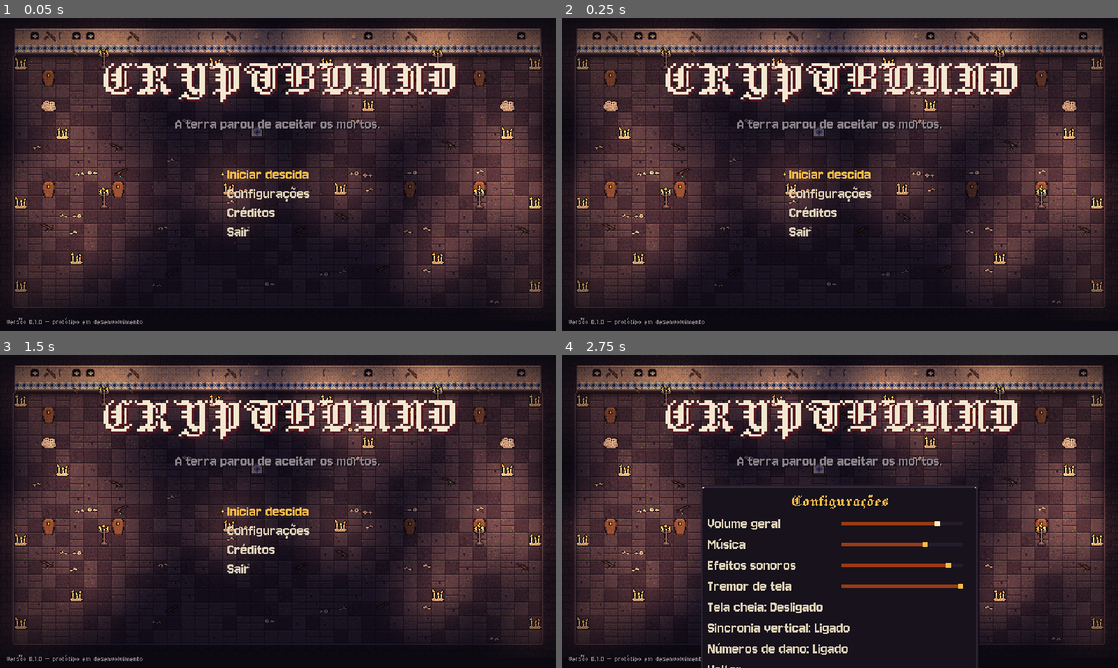
Above: before the commit, frames 1-4 (two rows, left to right).
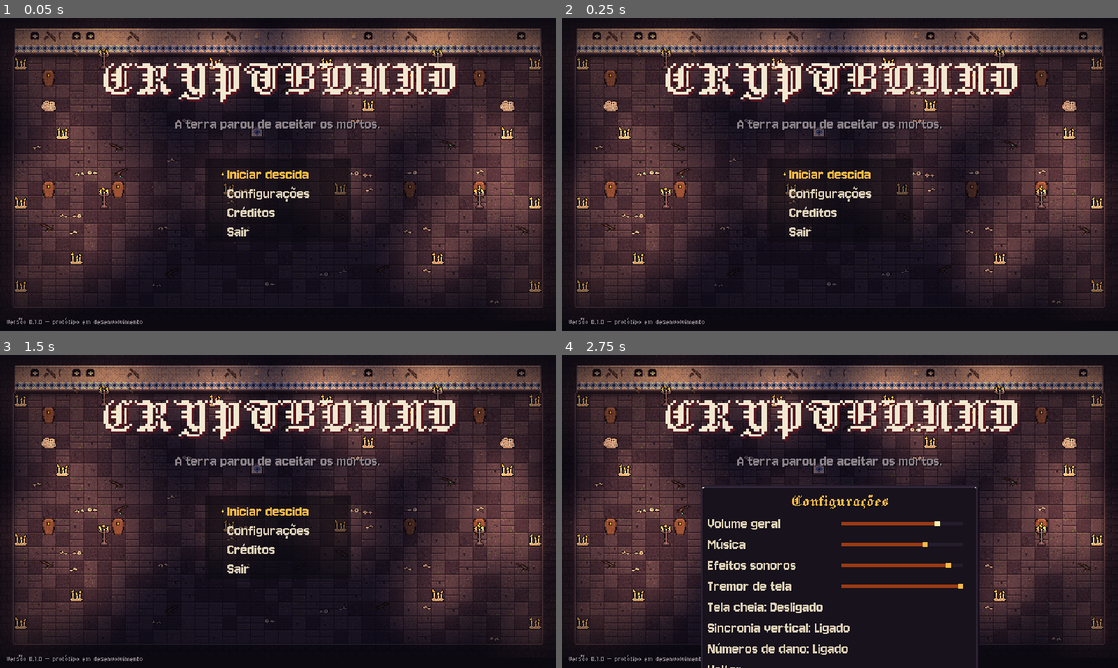
Above: after the commit, the same moments.

Repository: Voddkin/cryptbound
Game: Godot game, scene res://jogo/interface/tela_titulo.tscn
Two runs of this game, one before a commit and one after it. Both use one fixed random seed, a clock stepped at 60 frames per second and the inputs below.
Inputs:
- Up to frame 1 (0.05 s): no input
- Up to frame 2 (0.25 s): no input
- Up to frame 3 (1.5 s): click "Créditos" at 0.5 s; click "Voltar" at 1.25 s
- Up to frame 4 (2.75 s): click "Configurações" at 2 s

The runs differ from the first frame. In frame 1, 1.8% of the frame differs, in the area x 36-64%, y 44-71%; in frame 2, 2.0%, in the area x 36-64%, y 44-72%; in frame 3, 1.8%; in frame 4, nothing differs.

Commit message:
Documentação do projeto, ajustes de legibilidade da interface e roteiro de capturas
- README e sete documentos de projeto em pt-BR (visão, design, plano, regras,
  arquitetura, direção artística, banco de ideias)
- HUD: dicas de controle somem ao abrir o painel de item ou iniciar combate
- Pausa: painel de relíquias escondido enquanto as configurações estão abertas
- Tela de morte e menu do título com fundo mais opaco para legibilidade
- testes/captura: roteiro que gera capturas de tela das telas principais

Co-Authored-By: Claude Opus 5.5 <noreply@anthropic.com>
Claude-Session: https://claude.ai/code/session_01Ug8YzYJXHsMocABnUsrEB1

Diff:
--- a/jogo/interface/hud.gd
+++ b/jogo/interface/hud.gd
@@ -110,6 +110,7 @@
 	Eventos.item_em_foco.connect(_mostrar_item)
 	Eventos.mensagem.connect(mostrar_mensagem)
 	Eventos.sala_nomeada.connect(_mostrar_nome_sala)
+	Eventos.combate_iniciou.connect(func(_s: Node) -> void: _esconder_dicas_controle())
 	_ossos.text = str(Jogo.ossos)
 	_atualizar_profundidade()
 	_atualizar_reliquias()
@@ -141,6 +142,7 @@
 	if item == null:
 		_painel_item.visible = false
 		return
+	_esconder_dicas_controle()
 	_item_nome.text = item.nome
 	_item_nome.add_theme_color_override("font_color", item.cor_raridade())
 	_item_desc.text = item.descricao
@@ -169,6 +171,18 @@
 	_tween_sala.tween_property(_nome_sala, ^"modulate:a", 1.0, 0.6)
 	_tween_sala.tween_interval(2.0)
 	_tween_sala.tween_property(_nome_sala, ^"modulate:a", 0.0, 1.0)
+
+
+var _tween_dicas: Tween
+
+
+func _esconder_dicas_controle() -> void:
+	if _dicas_controle.modulate.a <= 0.0:
+		return
+	if _tween_dicas:
+		_tween_dicas.kill()
+	_tween_dicas = create_tween()
+	_tween_dicas.tween_property(_dicas_controle, ^"modulate:a", 0.0, 0.25)
 
 
 func mostrar_dicas_controle() -> void:
@@ -180,7 +194,9 @@
 	]
 	_dicas_controle.text = "\n".join(linhas)
 	_dicas_controle.position = Vector2(8, 360 - 34 - 13 * linhas.size())
-	var t := create_tween()
-	t.tween_property(_dicas_controle, ^"modulate:a", 1.0, 0.8)
-	t.tween_interval(14.0)
-	t.tween_property(_dicas_controle, ^"modulate:a", 0.0, 1.5)
+	if _tween_dicas:
+		_tween_dicas.kill()
+	_tween_dicas = create_tween()
+	_tween_dicas.tween_property(_dicas_controle, ^"modulate:a", 1.0, 0.8)
+	_tween_dicas.tween_interval(14.0)
+	_tween_dicas.tween_property(_dicas_controle, ^"modulate:a", 0.0, 1.5)
--- a/jogo/interface/menu_pausa.gd
+++ b/jogo/interface/menu_pausa.gd
@@ -8,6 +8,7 @@
 var _reliquias: VBoxContainer
 var _config: PainelConfig
 var _primeiro: BotaoMenu
+var _painel_reliquias: PanelContainer
 
 
 func _ready() -> void:
@@ -39,7 +40,8 @@
 		get_tree().paused = false
 		Jogo.ir_para_titulo())
 	_botao("pausa.sair", func() -> void: get_tree().quit())
-	var painel := PanelContainer.new()
+	_painel_reliquias = PanelContainer.new()
+	var painel := _painel_reliquias
 	painel.position = Vector2(300, 60)
 	painel.custom_minimum_size = Vector2(310, 0)
 	raiz.add_child(painel)
@@ -51,6 +53,7 @@
 	_config.position = Vector2(160, 70)
 	_config.fechado.connect(func() -> void:
 		_menu.visible = true
+		_painel_reliquias.visible = true
 		_primeiro.grab_focus())
 	raiz.add_child(_config)
 
@@ -82,6 +85,7 @@
 	_preencher_reliquias()
 	visible = true
 	_menu.visible = true
+	_painel_reliquias.visible = true
 	get_tree().paused = true
 	_primeiro.grab_focus.call_deferred()
 
@@ -94,6 +98,7 @@
 
 func _abrir_config() -> void:
 	_menu.visible = false
+	_painel_reliquias.visible = false
 	_config.abrir()
 
 
--- a/jogo/interface/tela_morte.gd
+++ b/jogo/interface/tela_morte.gd
@@ -19,7 +19,7 @@
 	_raiz.theme = Tema.obter()
 	add_child(_raiz)
 	var fundo := ColorRect.new()
-	fundo.color = Color(0.03, 0.02, 0.04, 0.86)
+	fundo.color = Color(0.03, 0.02, 0.04, 0.93)
 	fundo.set_anchors_preset(Control.PRESET_FULL_RECT)
 	_raiz.add_child(fundo)
 	var coluna := VBoxContainer.new()
@@ -38,7 +38,7 @@
 	_dica.horizontal_alignment = HORIZONTAL_ALIGNMENT_CENTER
 	_dica.custom_minimum_size = Vector2(560, 0)
 	coluna.add_child(_dica)
-	_estatisticas = Tema.rotulo("", Fontes.pequena(), Fontes.TAMANHO_PEQUENA, Tema.COR_TEXTO_FRACO)
+	_estatisticas = Tema.rotulo("", Fontes.pequena(), Fontes.TAMANHO_PEQUENA, Tema.COR_TEXTO)
 	_estatisticas.horizontal_alignment = HORIZONTAL_ALIGNMENT_CENTER
 	coluna.add_child(_estatisticas)
 	var botoes := VBoxContainer.new()
--- a/jogo/interface/tela_titulo.gd
+++ b/jogo/interface/tela_titulo.gd
@@ -76,6 +76,12 @@
 	subtitulo.size = Vector2(640, 20)
 	raiz.add_child(subtitulo)
 
+	# Faixa escura suave atrás do menu (legibilidade sobre o cenário iluminado)
+	var fundo_menu := ColorRect.new()
+	fundo_menu.color = Color(0.04, 0.035, 0.06, 0.55)
+	fundo_menu.position = Vector2(236, 162)
+	fundo_menu.size = Vector2(168, 96)
+	raiz.add_child(fundo_menu)
 	_menu = VBoxContainer.new()
 	_menu.position = Vector2(262, 170)
 	_menu.add_theme_constant_override("separation", 2)
--- /dev/null
+++ b/testes/captura/capturar_telas.gd
@@ -0,0 +1,91 @@
+extends Node
+## Roteiro de captura das telas principais para revisão visual (não é um teste automático).
+## Rode com renderização (não headless), por exemplo sob Xvfb:
+##   godot --path . --rendering-driver opengl3 --fixed-fps 60 res://testes/captura/capturar_telas.tscn -- <pasta>
+## Salva PNGs na resolução interna (640×360).
+
+var _pasta := "res://../capturas/telas"
+
+
+func _ready() -> void:
+	var args := OS.get_cmdline_user_args()
+	_pasta = args[0] if not args.is_empty() else ProjectSettings.globalize_path("res://").path_join("capturas/telas")
+	DirAccess.make_dir_recursive_absolute(_pasta)
+	_roteiro.call_deferred()
+
+
+func _quadros(n: int) -> void:
+	for i in n:
+		await get_tree().process_frame
+
+
+func _foto(nome: String) -> void:
+	await RenderingServer.frame_post_draw
+	var img := get_viewport().get_texture().get_image()
+	img.save_png(_pasta.path_join(nome + ".png"))
+	print("captura: ", nome, " ", img.get_size())
+
+
+func _roteiro() -> void:
+	# 1. Título
+	var titulo: Node = load("res://jogo/interface/tela_titulo.tscn").instantiate()
+	add_child(titulo)
+	await _quadros(90)
+	await _foto("01_titulo")
+	titulo.queue_free()
+	await _quadros(2)
+
+	# 2. Primeira sala com as dicas de controle
+	Jogo.nova_descida(77)
+	var descida: Descida = load("res://jogo/mundo/descida.tscn").instantiate()
+	add_child(descida)
+	await _quadros(120)
+	await _foto("02_antecamara")
+
+	# 3. Painel de relíquia em foco + HUD com relíquias
+	for id in ["presa_cao_de_cova", "sino_rachado"]:
+		Jogo.adicionar_item(load("res://dados/itens/%s.tres" % id) as ItemDados, descida.jogador)
+	Eventos.item_em_foco.emit(load("res://dados/itens/vela_perene.tres") as ItemDados)
+	Eventos.dica_interacao.emit(Textos.t("hud.interagir", {"tecla": "E", "acao": Textos.t("hud.pegar", {"nome": "Vela Perene"})}))
+	await _quadros(20)
+	await _foto("03_painel_item")
+	Eventos.item_em_foco.emit(null)
+	Eventos.dica_interacao.emit("")
+
+	# 4. Pausa com a lista de relíquias
+	descida.pausa.abrir()
+	await _quadros(10)
+	await _foto("04_pausa")
+	descida.pausa._abrir_config()
+	await _quadros(10)
+	await _foto("05_configuracoes")
+	descida.pausa.fechar()
+	await _quadros(5)
+
+	# 5. Combate: Ressequido preparando e Lamuriante cantando ao lado da Coveira
+	var sala := descida.sala
+	var base := descida.jogador.global_position
+	for d in [[&"ressequido", Vector2(40, -10)], [&"lamuriante", Vector2(-60, -30)], [&"ressequido", Vector2(-30, 30)]]:
+		var i := FabricaInimigos.criar(d[0])
+		i.sala = sala
+		i.position = base + d[1]
+		sala.mundo.add_child(i)
+		i.pular_surgimento()
+	await _quadros(50)
+	await _foto("06_combate")
+
+	# 6. Morte e tela de morte
+	Jogo.perder_velas(Jogo.velas - 1)
+	var golpe := DanoInfo.new()
+	golpe.valor = 1.0
+	golpe.velas = 1
+	golpe.fonte_nome = "Ressequido"
+	golpe.ataque_nome = "Investida"
+	golpe.dica = (load("res://dados/inimigos/ressequido.tres") as InimigoDados).dica
+	golpe.direcao = Vector2.LEFT
+	descida.jogador.receber_dano(golpe)
+	await _quadros(40)
+	await _foto("07_tombando")
+	await _quadros(200)
+	await _foto("08_tela_morte")
+	get_tree().quit()
--- /dev/null
+++ b/testes/captura/capturar_telas.tscn
@@ -0,0 +1,6 @@
+[gd_scene format=3]
+
+[ext_resource type="Script" path="res://testes/captura/capturar_telas.gd" id="1_captura"]
+
+[node name="CapturarTelas" type="Node"]
+script = ExtResource("1_captura")
Not shown, added: testes/captura/capturar_telas.gd.uid
Not shown, added: ARQUITETURA_TECNICA.md
Not shown, added: BANCO_DE_IDEIAS.md
Not shown, added: DIRECAO_ARTISTICA.md
Not shown, added: DOCUMENTO_DE_DESIGN.md
Not shown, added: PLANO_DE_DESENVOLVIMENTO.md
Not shown, added: README.md
Not shown, added: REGRAS_DO_AGENTE.md
Not shown, added: VISAO_DO_JOGO.md
